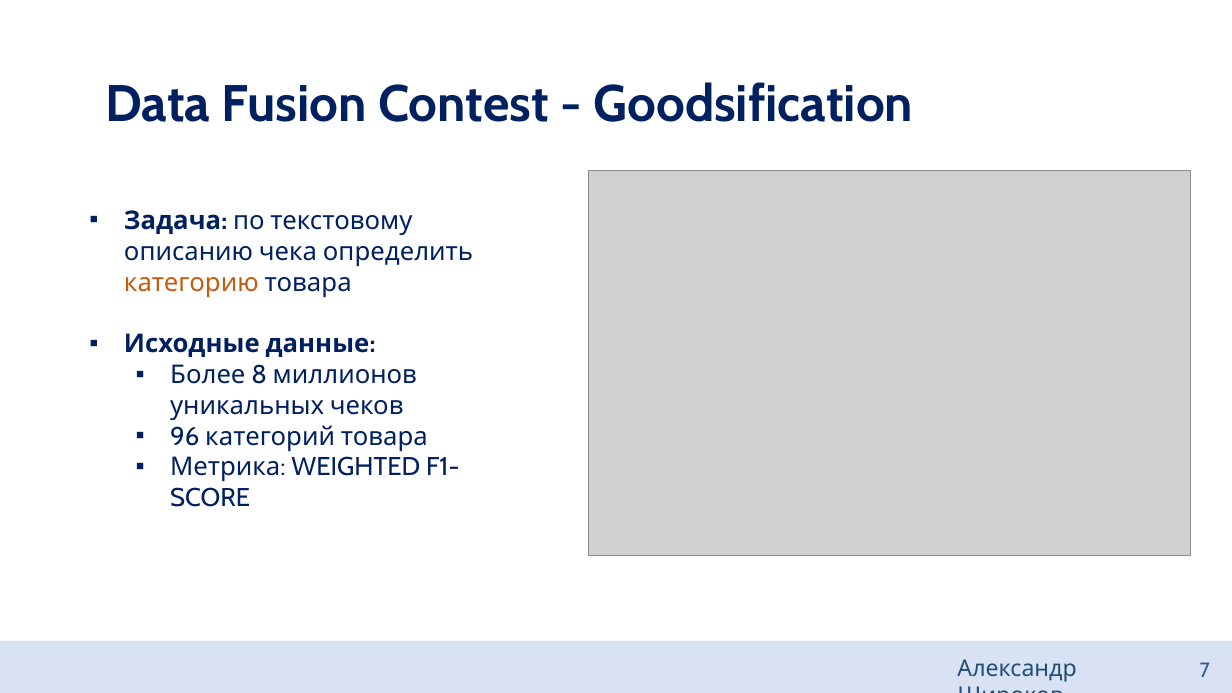
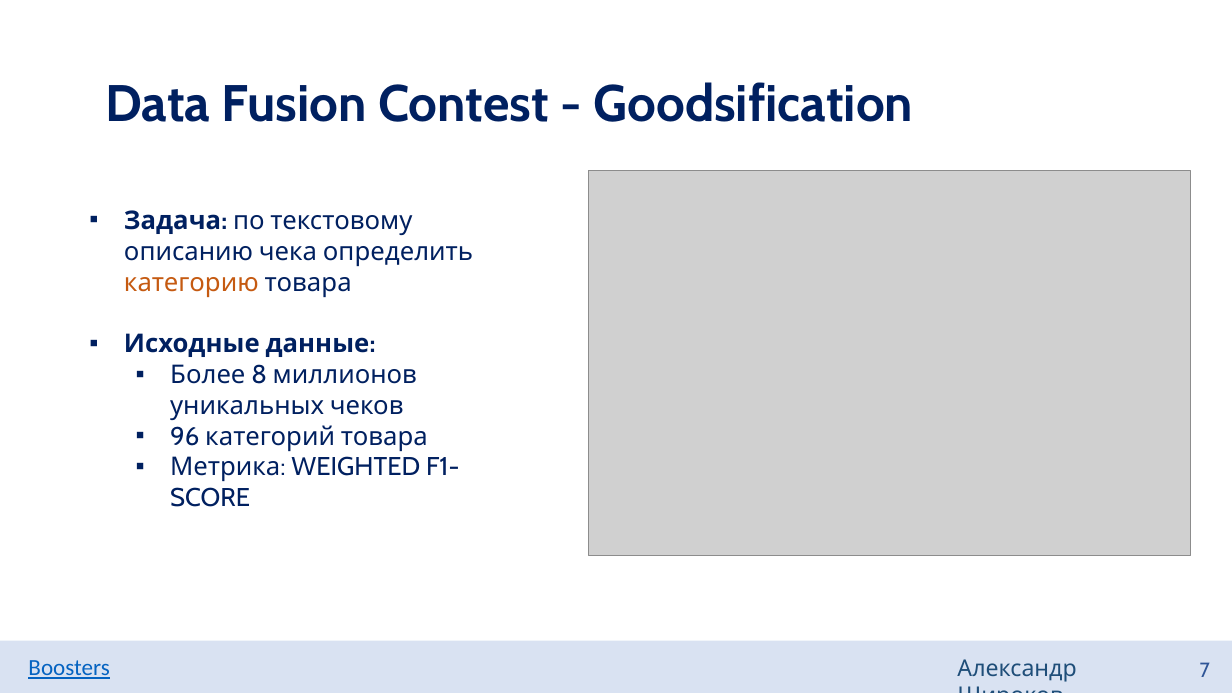
Before and after one commit to aptmess/diploma-paper, a slide deck: slide 7 of 03. conference (17.04.21)/conference.pptx. Drawn at 1232x693 pixels with LibreOffice and Linux fonts; fonts in the diff are those of the drawing; grey boxes stand for pictures. Boxes give left, top, right and bottom in pixels: in the first picture for what was removed or moved away, otherwise in the second. Text is boxed around its words. In the diff, an @@ line names an element or a change of style, - is before the commit and + after.

Commit message:
add presentation | text :: conference

```diff
--- a/03. conference (17.04.21)/conference.pptx
+++ b/03. conference (17.04.21)/conference.pptx
@@ text added at <box>28,660,109,679</box>, 18 pt, text #0563C1, underline @@
+Boosters
```
Also in this commit, not shown: 4 other slides changed, 2 other files.
